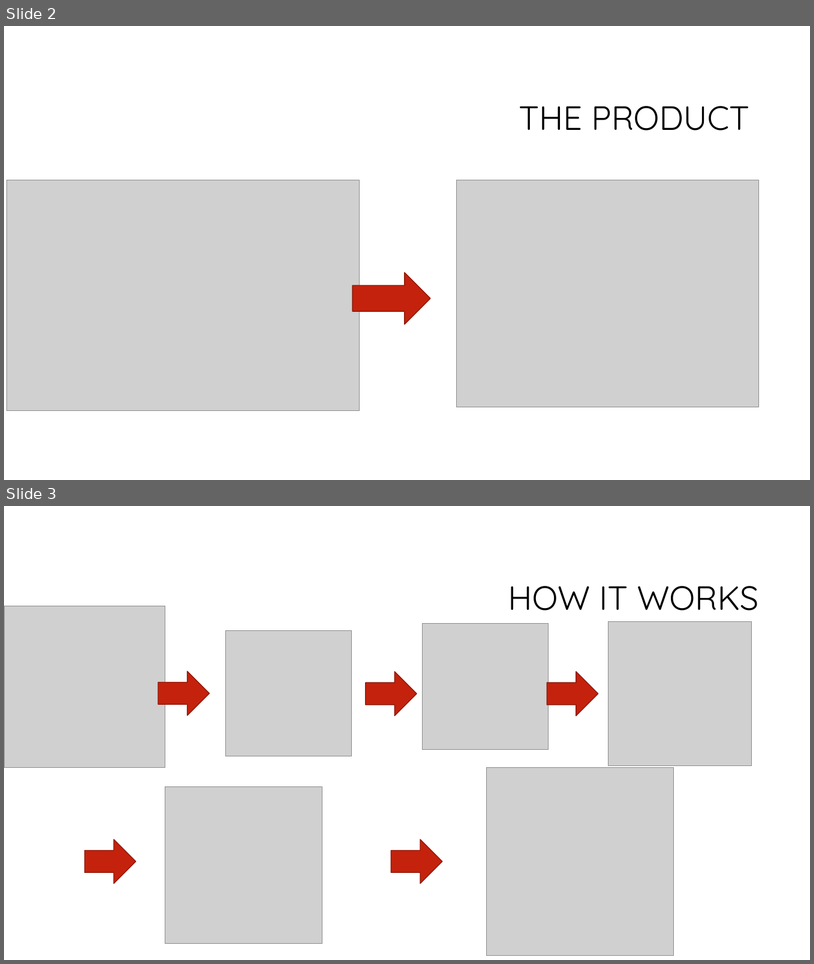
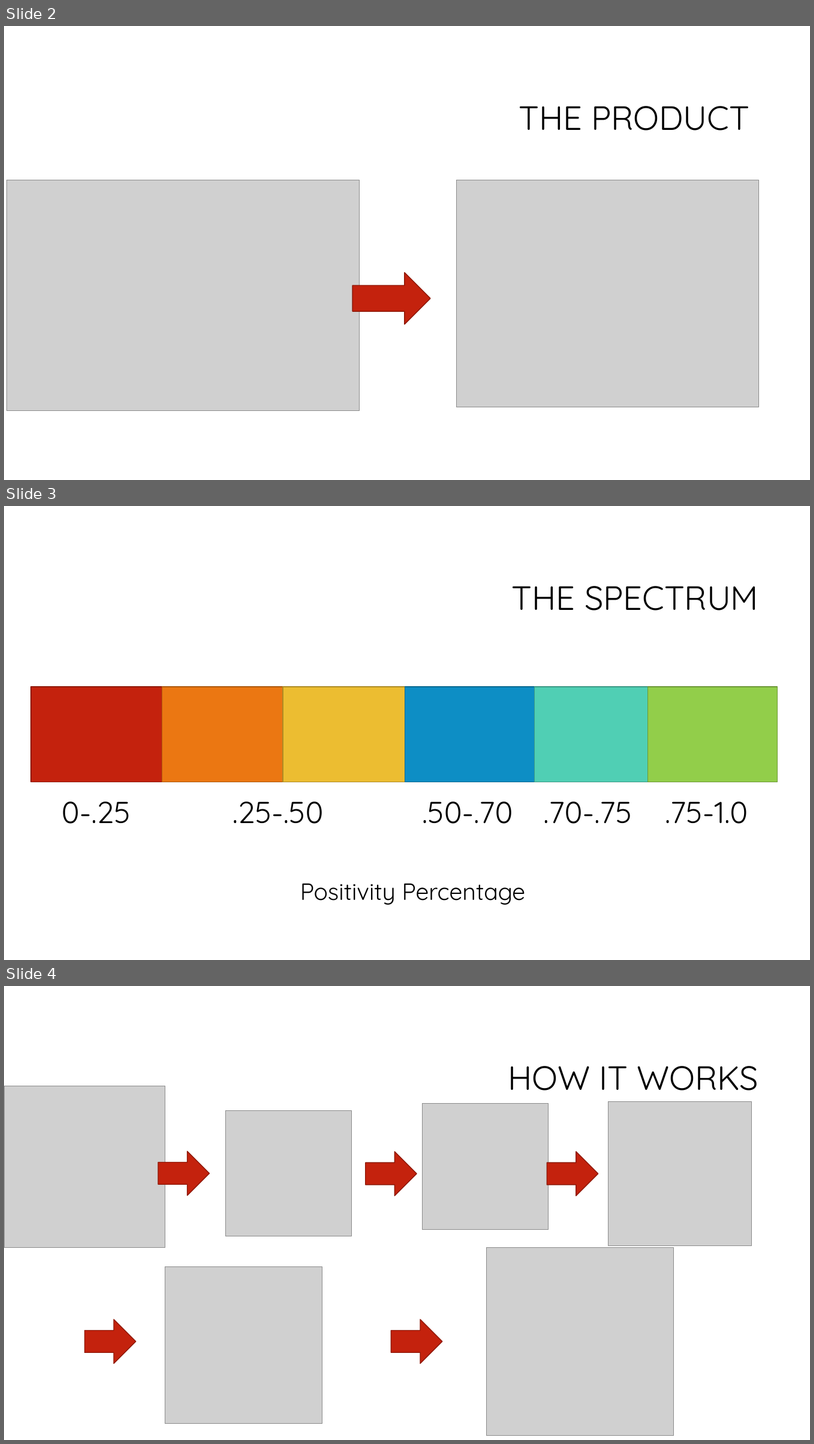
Before and after one commit to azulflower8850/Codestellation, a slide deck: SmartLiteDemo.pptx. Shown one above the other, each under a label of ours: slides 2 and 3 before the commit, slides 2, 3 and 4 after it. The pictures are 814x964 and 814x1444 pixels, drawn with LibreOffice and Linux fonts; fonts in the diff are those of the drawing; grey boxes stand for pictures; background and template pictures are left out. Boxes give left, top, right and bottom in pixels: in the first picture for what was removed or moved away, otherwise in the second. Text is boxed around its words. In the diff, an @@ line names an element or a change of style, - is before the commit and + after.

Commit message:
Added a spectrum page

```diff
--- a/SmartLiteDemo.pptx
+++ b/SmartLiteDemo.pptx
@@ slide 3 added at (4,506,810,960), background #FFFFFF @@
@@ title added at (512,586,759,610), 40 pt, text #000000 @@
+THE SPECTRUM
@@ rectangle added at (31,687,162,782), fill #C4220D, outline #91190A 1 pt @@
@@ rectangle added at (162,687,283,782), fill #EB7712, outline #AE580D 1 pt @@
@@ rectangle added at (283,687,405,782), fill #ECBD31, outline #AF8C24 1 pt @@
@@ rectangle added at (405,687,534,782), fill #0D8EC5, outline #0A6992 1 pt @@
@@ rectangle added at (534,687,648,782), fill #50CFB4, outline #3B9985 1 pt @@
@@ rectangle added at (648,687,778,782), fill #92CE4A, outline #6C9837 1 pt @@
@@ text added at (62,801,131,823), 36 pt, text #000000 @@
+0-.25
@@ text added at (233,801,324,823), 36 pt, text #000000 @@
+.25-.50
@@ text added at (422,801,513,823), 36 pt, text #000000 @@
+.50-.70
@@ text added at (543,801,632,823), 36 pt, text #000000 @@
+.70-.75
@@ text added at (665,801,748,823), 36 pt, text #000000 @@
+.75-1.0
@@ text added at (300,883,526,904), 28 pt, text #000000 @@
+Positivity Percentage
@@ what was slide 3 is now slide 4 @@
```
